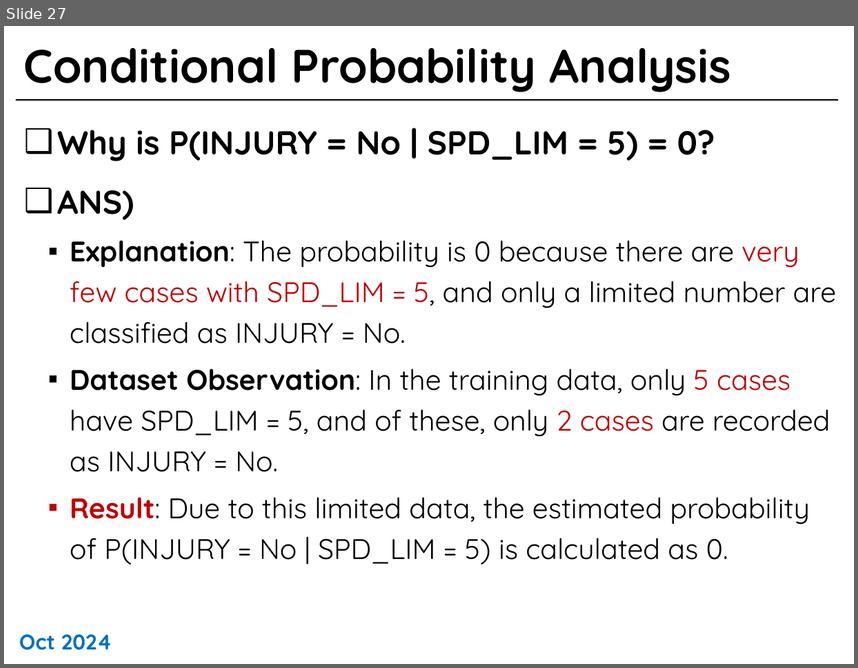
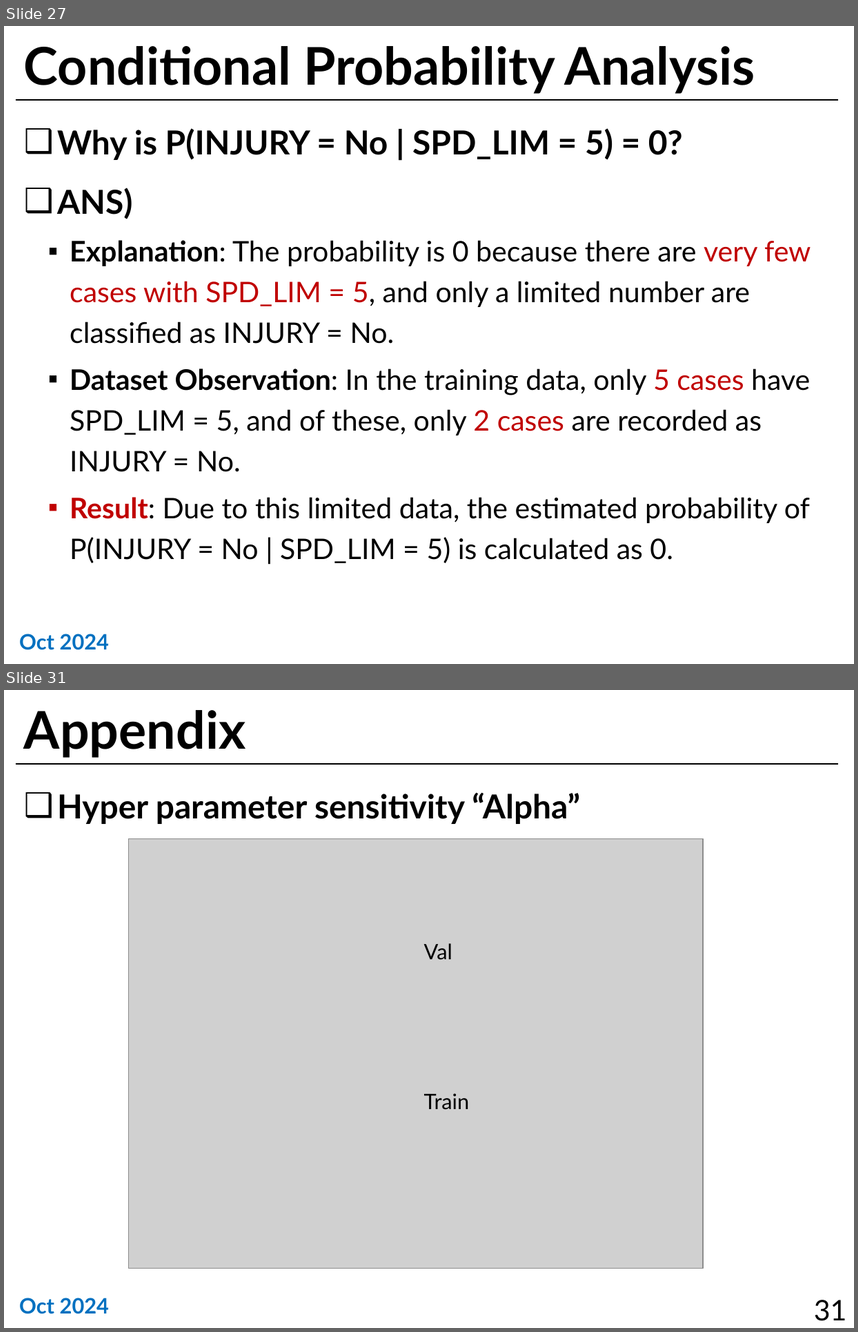
Before and after one commit to sunukkim98/DataAnalysis, a slide deck: mid_term_project/data_analysis_midterm_project_slide.pptx. Shown one above the other, each under a label of ours: slide 27 before the commit, slides 27 and 31 after it; the slides between them are not shown. The pictures are 858x668 and 858x1332 pixels, drawn with LibreOffice and Linux fonts; fonts in the diff are those of the drawing; grey boxes stand for pictures. Boxes give left, top, right and bottom in pixels: in the first picture for what was removed or moved away, otherwise in the second. Text is boxed around its words. In the diff, an @@ line names an element or a change of style, - is before the commit and + after.

```diff
--- a/mid_term_project/data_analysis_midterm_project_slide.pptx
+++ b/mid_term_project/data_analysis_midterm_project_slide.pptx
@@ slide 31 added at (x1=4, y1=690, x2=854, y2=1328), background #FFFFFF; not listed: 1 template element that a slide beside it also shows @@
@@ title added at (x1=24, y1=710, x2=246, y2=758), 44 pt, text #000000, bold @@
+Appendix
@@ text added at (x1=57, y1=792, x2=580, y2=824), 28 pt, text #000000, bold @@
+❑ Hyper parameter sensitivity “Alpha”
@@ picture added at (x1=128, y1=839, x2=703, y2=1268) @@
@@ text added at (x1=424, y1=943, x2=452, y2=960), 18 pt, text #000000 @@
+Val
@@ text added at (x1=424, y1=1093, x2=470, y2=1110), 18 pt, text #000000 @@
+Train
@@ text added at (x1=19, y1=1297, x2=109, y2=1314), 18 pt, text #0070C0, bold @@
+Oct 2024
@@ page number added at (x1=814, y1=1299, x2=847, y2=1321), 24 pt, text #000000 @@
+31
@@ slide 27 changed as well @@
@@ title "Conditional Probability Analysis" at (x1=24, y1=46, x2=755, y2=94): size 39.6 to 44 pt, font Quicksand to Lato @@
@@ text "Why is P(INJURY = No ..." at (x1=57, y1=128, x2=811, y2=563): font Quicksand to Lato @@
@@ text "Oct 2024" at (x1=19, y1=633, x2=109, y2=650): font Quicksand to Lato @@
```
Also in this commit, not shown: 27 other slides changed, 3 other slides added.
